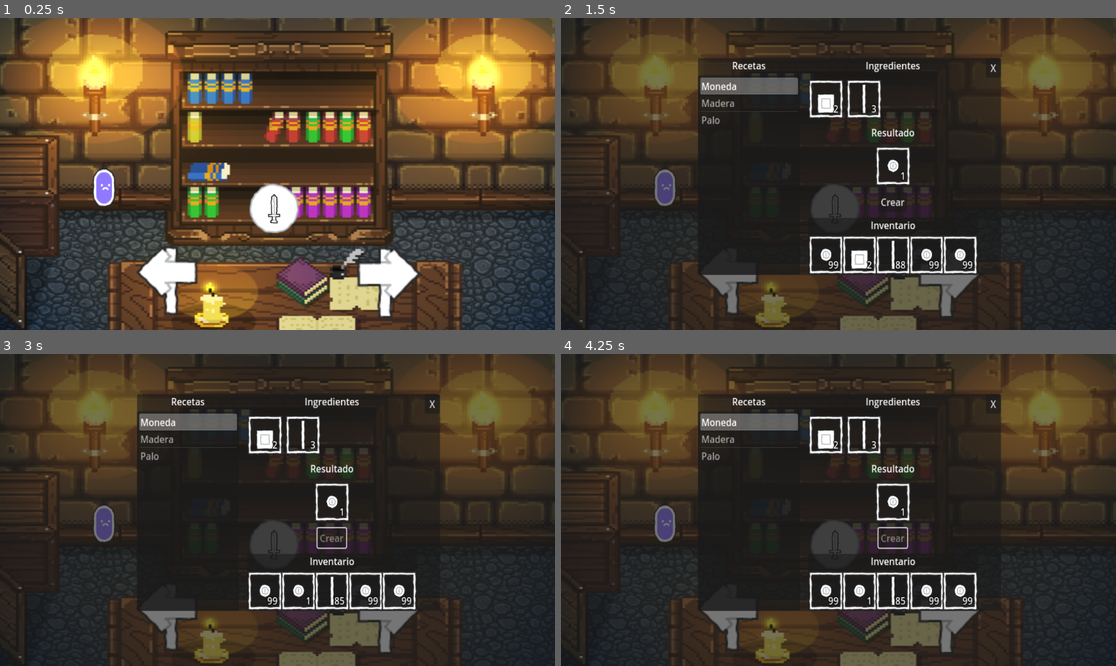
Above: before the commit, frames 1-4 (two rows, left to right).
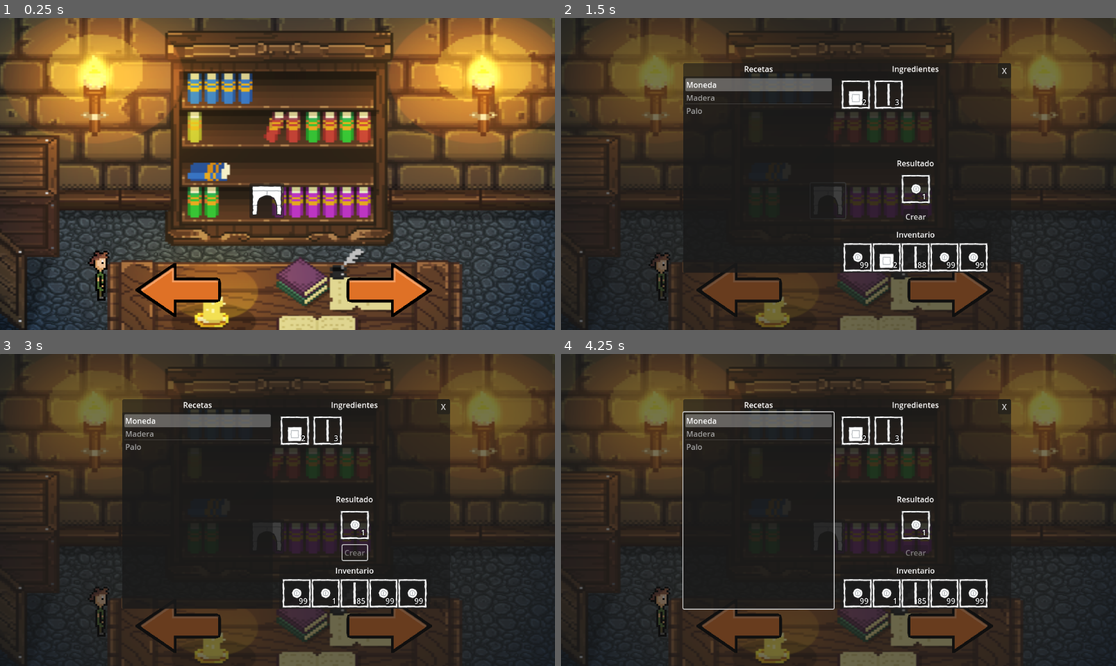
Above: after the commit, the same moments.

Repository: jcamloz/LittleSurvival
Game: Godot game, scene res://Scenes/Game.tscn
Same seed, same stepped clock (60 frames per second), same inputs: the game is played once before the commit and once after it.
Inputs (mouse positions are in pixels of both pictures, inside the frame that each line leads up to; where the layout moved, square brackets give the same spot in the first picture):
- Up to frame 1 (0.25 s): no input
- Up to frame 2 (1.5 s): click (827, 202) [832, 208] at 0.5 s; click (744, 292) [727, 283] at 1.25 s
- Up to frame 3 (3 s): click (388, 628) [388, 619] at 2 s; click "Crear" at 2.75 s
- Up to frame 4 (4.25 s): click (827, 538) [832, 544] at 3.5 s

The runs differ from the first frame. In frame 1, 5.8% of the frame differs, in the area x 15-78%, y 48-97%; in frame 2, 11%; in frame 3, 11%; in frame 4, 11%, in the area x 15-100%, y 0-96%.

Commit message:
Comenzando a agregar contenido visual propio. Player cambiado, ahora una animación. Flechas para avanzar visual cambiado. Próximo a llegar, animación al talar, pescar y minar, además de texto flotante indicando lo que has conseguido

Diff:
--- a/Scenes/Game.tscn
+++ b/Scenes/Game.tscn
@@ -1,8 +1,7 @@
-[gd_scene load_steps=5 format=3 uid="uid://ctawnk0s888mh"]
+[gd_scene load_steps=4 format=3 uid="uid://ctawnk0s888mh"]
 
 [ext_resource type="Script" uid="uid://equn5ncpg2rk" path="res://Scripts/Game.gd" id="1_7lihs"]
-[ext_resource type="Texture2D" uid="uid://bidcqlqhfros6" path="res://Assets/PNG/Default/tile_arrowLeft.png" id="2_b2bpf"]
-[ext_resource type="Texture2D" uid="uid://gxeef376oari" path="res://Assets/PNG/Default/tile_arrowRight.png" id="3_7lihs"]
+[ext_resource type="Texture2D" uid="uid://bquir335wrkem" path="res://Assets/Buttons/Arrow.png" id="2_j5yw3"]
 [ext_resource type="PackedScene" uid="uid://cte54yk1550uk" path="res://Scenes/playerCanvas.tscn" id="4_kldst"]
 
 [node name="Game" type="Node2D"]
@@ -18,23 +17,24 @@
 metadata/_edit_use_anchors_ = true
 
 [node name="LeftArrow" type="TextureButton" parent="."]
-offset_left = 273.0
-offset_top = 472.0
-offset_right = 420.0
-offset_bottom = 630.0
-texture_normal = ExtResource("2_b2bpf")
+offset_left = 249.0
+offset_top = 445.0
+offset_right = 490.0
+offset_bottom = 684.0
+texture_normal = ExtResource("2_j5yw3")
 stretch_mode = 4
 
 [node name="RightArrow" type="TextureButton" parent="."]
-offset_left = 731.0
-offset_top = 474.0
-offset_right = 885.0
-offset_bottom = 626.0
-texture_normal = ExtResource("3_7lihs")
+offset_left = 673.0
+offset_top = 445.0
+offset_right = 914.0
+offset_bottom = 684.0
+texture_normal = ExtResource("2_j5yw3")
 stretch_mode = 4
+flip_h = true
 
 [node name="Player" parent="." instance=ExtResource("4_kldst")]
-position = Vector2(216, 354)
+position = Vector2(210, 523)
 
 [connection signal="pressed" from="LeftArrow" to="." method="_on_left_arrow_pressed"]
 [connection signal="pressed" from="RightArrow" to="." method="_on_right_arrow_pressed"]
--- a/Scenes/Scenarios/Scenario_0.tscn
+++ b/Scenes/Scenarios/Scenario_0.tscn
@@ -1,8 +1,9 @@
-[gd_scene load_steps=8 format=3 uid="uid://xtcqivpxt35"]
+[gd_scene load_steps=9 format=3 uid="uid://xtcqivpxt35"]
 
 [ext_resource type="Texture2D" uid="uid://mejqm4d5uitc" path="res://Assets/house_pixel_bg.png" id="1_magow"]
 [ext_resource type="Script" uid="uid://cadtnvui7onhh" path="res://Scripts/ScenarioScripts/ScenarioController0.gd" id="1_oo8fr"]
 [ext_resource type="PackedScene" uid="uid://b0nfnl4gnviwm" path="res://Scenes/ToolButton.tscn" id="3_7c7oc"]
+[ext_resource type="Texture2D" uid="uid://6nyfcwb8cmvw" path="res://Assets/PNG/Default/tile_arch.png" id="4_s3jvr"]
 [ext_resource type="PackedScene" uid="uid://443hsy30jycs" path="res://Scenes/Inventory.tscn" id="5_2ku3p"]
 [ext_resource type="PackedScene" uid="uid://dpjvvab7jj1vg" path="res://Scenes/CraftMenu.tscn" id="6_1k5cu"]
 [ext_resource type="Resource" uid="uid://0im7somcwcp" path="res://Resources/Inventories/PlayerInv.tres" id="6_2ku3p"]
@@ -21,8 +22,9 @@
 [node name="CraftButton" parent="." instance=ExtResource("3_7c7oc")]
 offset_left = 518.0
 offset_top = 343.0
-offset_right = 620.0
-offset_bottom = 448.0
+offset_right = 590.0
+offset_bottom = 415.0
+icon = ExtResource("4_s3jvr")
 
 [node name="HBoxContainer" type="HBoxContainer" parent="."]
 anchors_preset = 8
--- a/Scenes/Scenarios/Scenario_4.tscn
+++ b/Scenes/Scenarios/Scenario_4.tscn
@@ -24,6 +24,10 @@
 expand_mode = 2
 
 [node name="AxeButton" parent="." instance=ExtResource("3_emaea")]
+offset_left = 534.0
+offset_top = 389.0
+offset_right = 606.0
+offset_bottom = 461.0
 
 [node name="ExploreButton" type="Button" parent="."]
 offset_left = 512.0
@@ -32,5 +36,5 @@
 offset_bottom = 118.0
 text = "Explorar"
 
-[connection signal="pressed" from="AxeButton" to="." method="_on_axe_button_pressed" binds= ["axe"]]
+[connection signal="pressed" from="AxeButton" to="." method="_on_axe_button_pressed" binds= [&"axe"]]
 [connection signal="pressed" from="ExploreButton" to="." method="_on_explore_button_pressed"]
--- a/Scenes/ToolButton.tscn
+++ b/Scenes/ToolButton.tscn
@@ -1,31 +1,8 @@
-[gd_scene load_steps=5 format=3 uid="uid://b0nfnl4gnviwm"]
+[gd_scene load_steps=2 format=3 uid="uid://b0nfnl4gnviwm"]
 
-[ext_resource type="Texture2D" uid="uid://bdhm6j4vh376s" path="res://Assets/PNG/Default/effect_blastLarge.png" id="1_rb2to"]
-[ext_resource type="Texture2D" uid="uid://dtaho1xetgslv" path="res://Assets/PNG/Default/effect_blast.png" id="2_tx8t2"]
-[ext_resource type="Texture2D" uid="uid://4vrjrmttxuqt" path="res://Assets/PNG/Default/tile_bush.png" id="3_f5hne"]
 [ext_resource type="Texture2D" uid="uid://cf841mckhdfv2" path="res://Assets/PNG/Default/item_sword.png" id="4_1kbqs"]
 
-[node name="ToolButton" type="TextureButton"]
-offset_left = 498.0
-offset_top = 400.0
-offset_right = 600.0
-offset_bottom = 505.0
-texture_normal = ExtResource("1_rb2to")
-texture_pressed = ExtResource("2_tx8t2")
-texture_hover = ExtResource("3_f5hne")
-stretch_mode = 6
-
-[node name="Texture" type="TextureRect" parent="."]
-layout_mode = 1
-anchors_preset = 8
-anchor_left = 0.5
-anchor_top = 0.5
-anchor_right = 0.5
-anchor_bottom = 0.5
-offset_left = -32.0
-offset_top = -32.0
-offset_right = 32.0
-offset_bottom = 32.0
-grow_horizontal = 2
-grow_vertical = 2
-texture = ExtResource("4_1kbqs")
+[node name="Button" type="Button"]
+offset_right = 8.0
+offset_bottom = 8.0
+icon = ExtResource("4_1kbqs")
--- a/Scenes/playerCanvas.tscn
+++ b/Scenes/playerCanvas.tscn
@@ -1,42 +1,54 @@
-[gd_scene load_steps=5 format=3 uid="uid://cte54yk1550uk"]
+[gd_scene load_steps=8 format=3 uid="uid://cte54yk1550uk"]
 
-[ext_resource type="Texture2D" uid="uid://w0b5tok7yj4u" path="res://Assets/PNG/Default/character_roundPurple.png" id="1_fwu0x"]
+[ext_resource type="Texture2D" uid="uid://btyhstnhkse02" path="res://Assets/Player.png" id="2_ip5ys"]
 [ext_resource type="PackedScene" uid="uid://443hsy30jycs" path="res://Scenes/Inventory.tscn" id="2_mqrne"]
 [ext_resource type="Script" uid="uid://bh5gkqfwtqsqp" path="res://Scripts/Player_canvas.gd" id="2_v5unh"]
 [ext_resource type="Resource" uid="uid://0im7somcwcp" path="res://Resources/Inventories/PlayerInv.tres" id="3_v5unh"]
 
-[node name="Player" type="Sprite2D"]
-scale = Vector2(1.16016, 1.30078)
-texture = ExtResource("1_fwu0x")
+[sub_resource type="AtlasTexture" id="AtlasTexture_mqrne"]
+atlas = ExtResource("2_ip5ys")
+region = Rect2(0, 0, 128, 128)
+
+[sub_resource type="AtlasTexture" id="AtlasTexture_v5unh"]
+atlas = ExtResource("2_ip5ys")
+region = Rect2(128, 0, 128, 128)
+
+[sub_resource type="SpriteFrames" id="SpriteFrames_mqrne"]
+animations = [{
+"frames": [{
+"duration": 1.0,
+"texture": SubResource("AtlasTexture_mqrne")
+}, {
+"duration": 1.0,
+"texture": SubResource("AtlasTexture_v5unh")
+}],
+"loop": true,
+"name": &"Idle",
+"speed": 2.0
+}]
+
+[node name="AnimatedSprite2D" type="AnimatedSprite2D"]
+sprite_frames = SubResource("SpriteFrames_mqrne")
+animation = &"Idle"
+autoplay = "Idle"
 script = ExtResource("2_v5unh")
 
-[node name="MenuBackground" type="PanelContainer" parent="."]
+[node name="MenuCanvas" type="CanvasLayer" parent="."]
+
+[node name="MenuBackground" type="PanelContainer" parent="MenuCanvas"]
 visible = false
 anchors_preset = 15
 anchor_right = 1.0
 anchor_bottom = 1.0
-offset_left = -195.0
-offset_top = -278.0
-offset_right = 755.0
-offset_bottom = 168.0
 grow_horizontal = 2
 grow_vertical = 2
+
+[node name="Inventory" parent="MenuCanvas/MenuBackground" instance=ExtResource("2_mqrne")]
+layout_mode = 2
+size_flags_horizontal = 4
+size_flags_vertical = 4
+inventory = ExtResource("3_v5unh")
 metadata/_edit_use_anchors_ = true
 
-[node name="ExtraContent" type="Control" parent="MenuBackground"]
+[node name="ExtraContent" type="Control" parent="MenuCanvas/MenuBackground"]
 layout_mode = 2
-
-[node name="Inventory" parent="." instance=ExtResource("2_mqrne")]
-anchors_preset = 0
-anchor_left = 0.0
-anchor_top = 0.0
-anchor_right = 0.0
-anchor_bottom = 0.0
-offset_left = 161.185
-offset_top = -136.841
-offset_right = 198.185
-offset_bottom = -109.841
-grow_horizontal = 1
-grow_vertical = 1
-inventory = ExtResource("3_v5unh")
-metadata/_edit_use_anchors_ = true
--- a/Scripts/Player.gd
+++ b/Scripts/Player.gd
@@ -1,5 +1,5 @@
 #Esta clase es un singletone, por lo que se puede acceder desde otro script
-class_name mainPlayer extends Sprite2D
+class_name mainPlayer extends Node2D
 
 signal playerReady
 signal menuVisibleChange
--- a/Scripts/Player_canvas.gd
+++ b/Scripts/Player_canvas.gd
@@ -1,12 +1,11 @@
-class_name playerData extends Sprite2D
+class_name playerData extends AnimatedSprite2D
 
 #Esto es el script de los datos del contenido del player pintado en la pantalla
 #Cargará solo los datos del player, así como un menú extra para realizar ciertas acciones, como los crafteos o el almacén
 
-@onready var menuBackground = $MenuBackground
-@onready var extraContent = $MenuBackground/ExtraContent
-@onready var inventory = $Inventory
-
+@onready var menuBackground = $MenuCanvas/MenuBackground
+@onready var extraContent = $MenuCanvas/MenuBackground/ExtraContent
+@onready var inventory = $MenuCanvas/MenuBackground/Inventory
 
 #Enlazo la señal "menuVisibleChange" con la función "_on_menu_background_change"
 func _ready():
Binary file added: Assets/Buttons/Arrow.png
Not shown, added: Assets/Buttons/Arrow.png.import
Binary file added: Assets/Player.png
Not shown, added: Assets/Player.png.import
